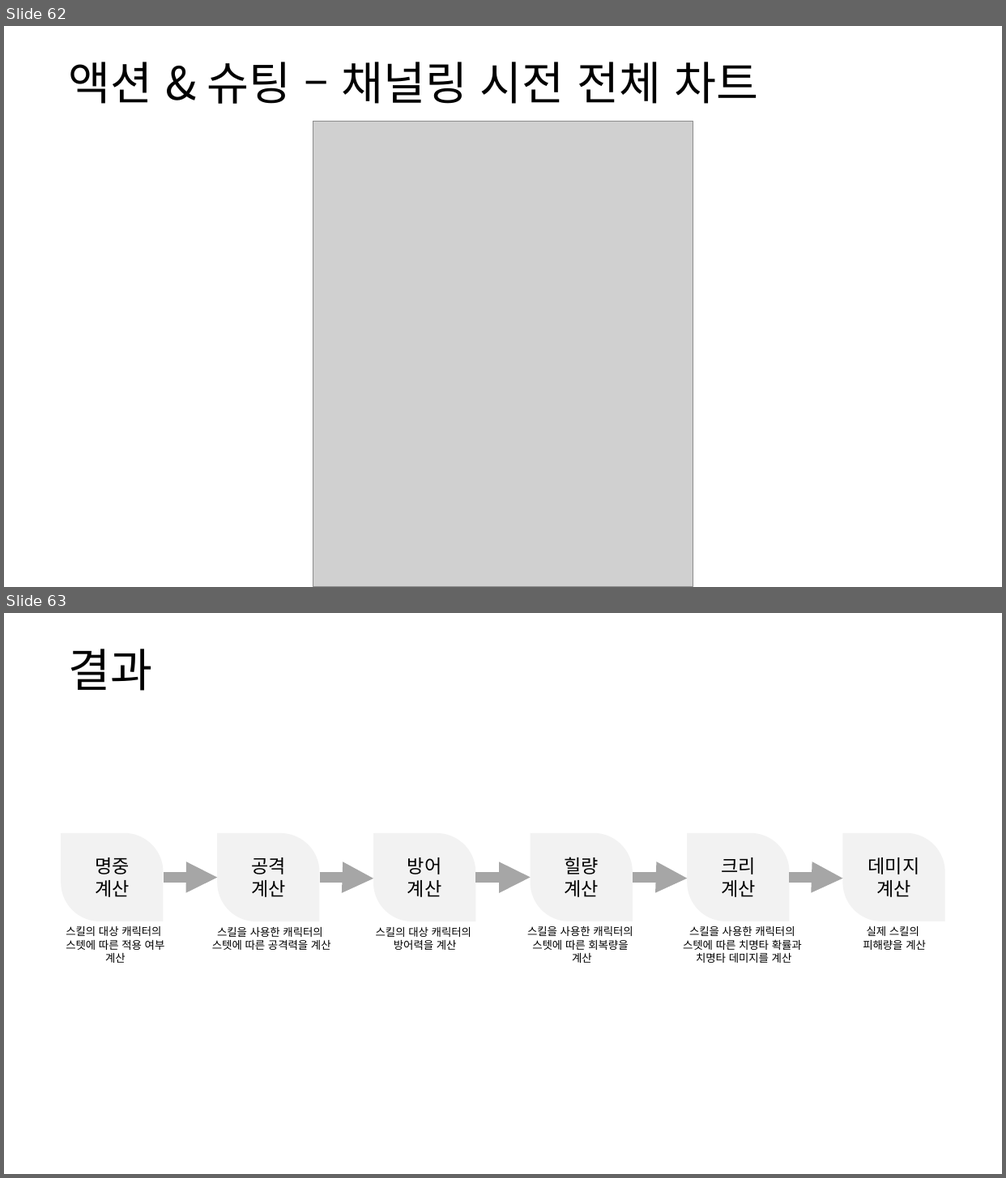
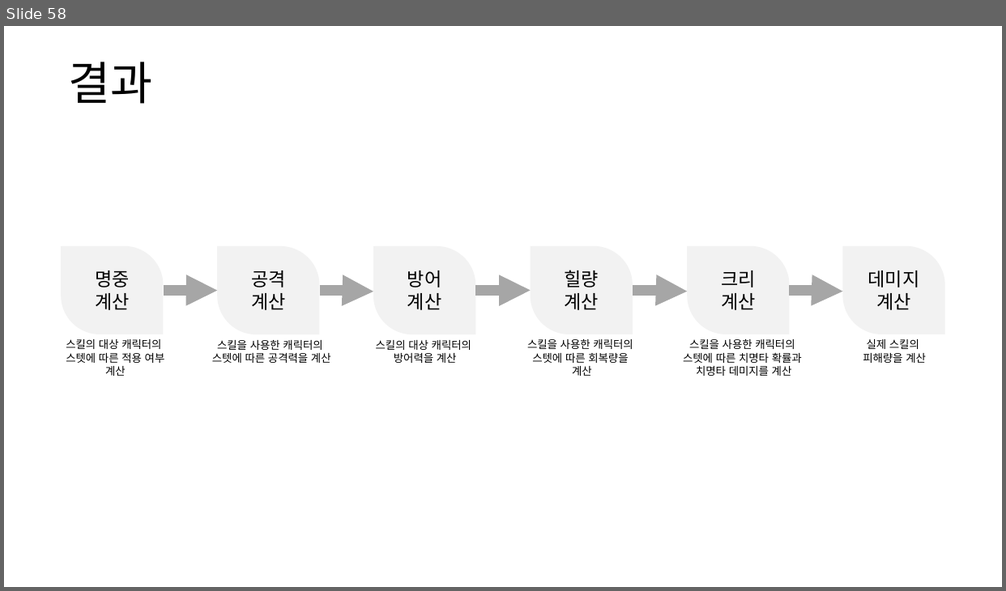
Before and after one commit to yjk0401/unityenginebasic_9th, a slide deck: 기획/방랑엽사전/스킬 시스템 기획서.pptx. Shown one above the other, each under a label of ours: slides 62 and 63 before the commit, slide 58 after it. The pictures are 1006x1178 and 1006x591 pixels, drawn with LibreOffice and Linux fonts; fonts in the diff are those of the drawing; grey boxes stand for pictures. Boxes give left, top, right and bottom in pixels: in the first picture for what was removed or moved away, otherwise in the second. Text is boxed around its words. In the diff, an @@ line names an element or a change of style, - is before the commit and + after.

```diff
--- a/기획/방랑엽사전/스킬 시스템 기획서.pptx
+++ b/기획/방랑엽사전/스킬 시스템 기획서.pptx
@@ slide 62 removed at <box>4,26,1002,587</box>, background #FFFFFF @@
@@ text removed at <box>68,62,758,104</box> @@
-액션 & 슈팅 – 채널링 시전 전체 차트
@@ picture removed at <box>313,121,692,587</box> @@
@@ what was slide 63 is now slide 58 @@
```
Also in this commit, not shown: 8 slides changed, 2 slides added, 6 other slides removed, 1 other file.
